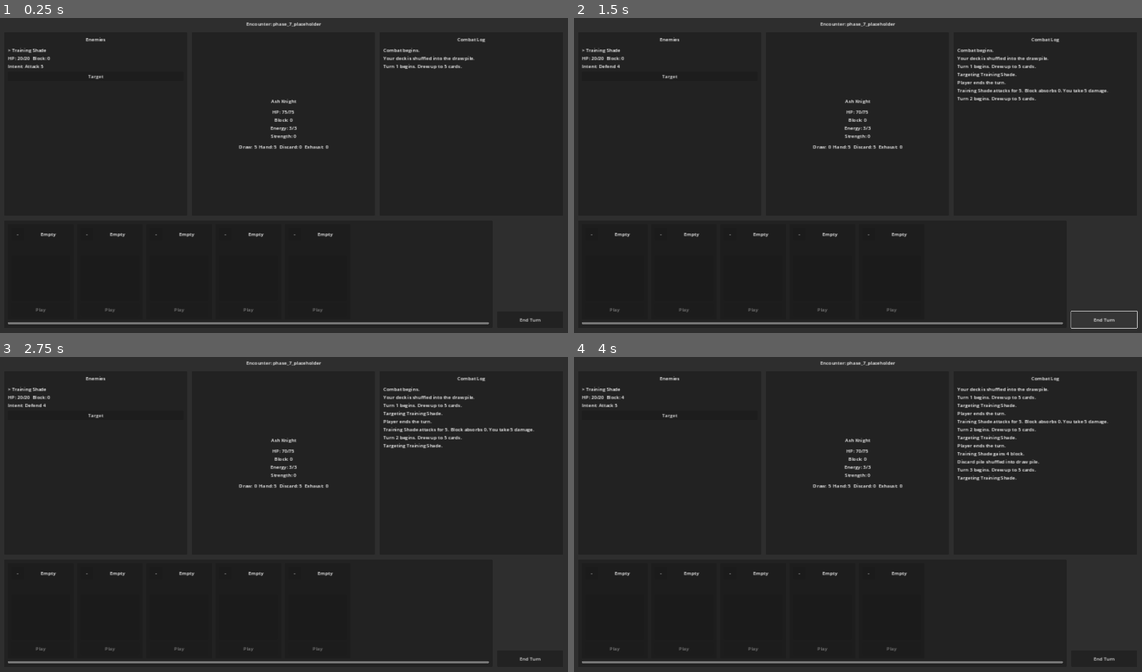
Above: before the commit, frames 1-4 (two rows, left to right).
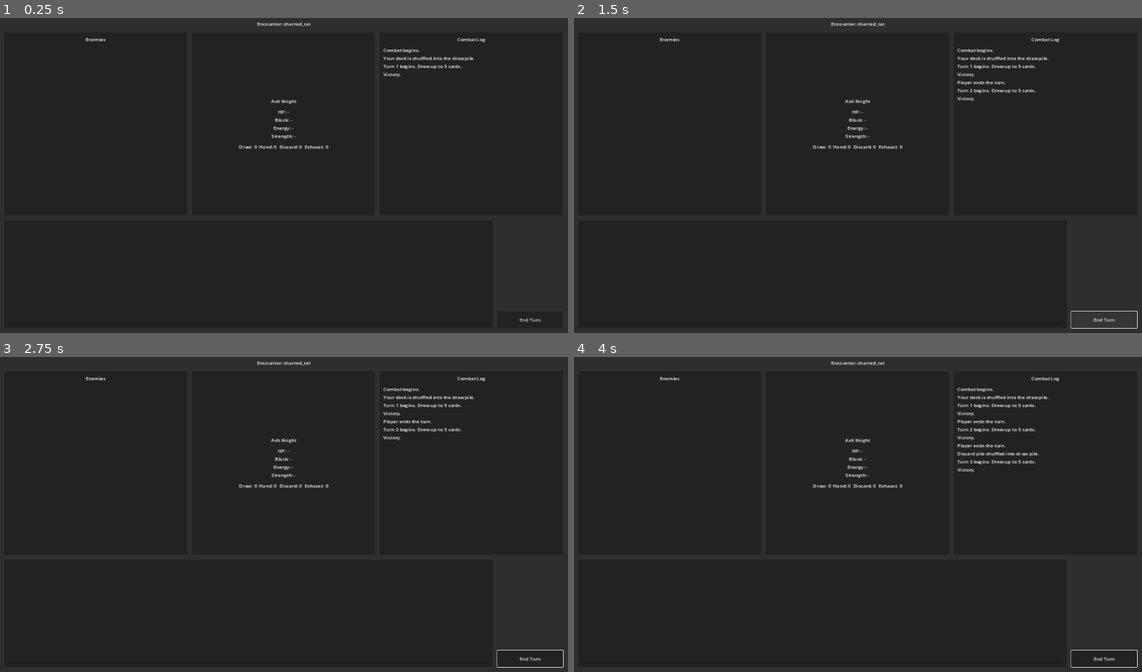
Above: after the commit, the same moments.

Repository: alexkemp8825-create/EMBER-ASCENT
Game: Godot game, scene res://scenes/combat/Combat.tscn
Two runs of this game, one before a commit and one after it. Both use one fixed random seed, a clock stepped at 60 frames per second and the inputs below. This scene is started directly instead of the project's main scene.
Inputs (mouse positions are in pixels of both pictures, inside the frame that each line leads up to):
- Up to frame 1 (0.25 s): no input
- Up to frame 2 (1.5 s): click (670, 74) at 0.5 s, where only the run before the commit has a clickable "Target"; click "End Turn" at 1.25 s
- Up to frame 3 (2.75 s): click (96, 413) at 2 s, where only the run before the commit has a clickable "Target"
- Up to frame 4 (4 s): click "End Turn" at 2.75 s; click (670, 413) at 3.5 s, where only the run before the commit has a clickable "Target"

The runs differ from the first frame. In frame 1, 1.2% of the frame differs, in the area x 1-87%, y 1-98%; in frame 2, 1.6%; in frame 3, 1.7%; in frame 4, 2.3%, in the area x 1-100%, y 1-99%.
Error in both runs: Trying to assign an array of type "Array" to a variable of type "Array[Dictionary]". (res://scripts/cards/CardData.gd:23)

Commit message:
Implement enemy system
Co-authored-by: alexkemp8825-create <alexkemp8825-create@users.noreply.github.com>

Diff:
--- /dev/null
+++ b/scenes/combat/EnemyView.tscn
@@ -0,0 +1,50 @@
+[gd_scene load_steps=2 format=3]
+
+[ext_resource type="Script" path="res://scripts/ui/EnemyView.gd" id="1_enemy_view"]
+
+[node name="EnemyView" type="PanelContainer"]
+custom_minimum_size = Vector2(240, 160)
+script = ExtResource("1_enemy_view")
+
+[node name="MarginContainer" type="MarginContainer" parent="."]
+layout_mode = 2
+theme_override_constants/margin_left = 10
+theme_override_constants/margin_top = 10
+theme_override_constants/margin_right = 10
+theme_override_constants/margin_bottom = 10
+
+[node name="Content" type="VBoxContainer" parent="MarginContainer"]
+layout_mode = 2
+theme_override_constants/separation = 6
+
+[node name="NameLabel" type="Label" parent="MarginContainer/Content"]
+unique_name_in_owner = true
+layout_mode = 2
+text = "Enemy"
+horizontal_alignment = 1
+autowrap_mode = 3
+
+[node name="HPLabel" type="Label" parent="MarginContainer/Content"]
+unique_name_in_owner = true
+layout_mode = 2
+text = "HP: -"
+horizontal_alignment = 1
+
+[node name="BlockLabel" type="Label" parent="MarginContainer/Content"]
+unique_name_in_owner = true
+layout_mode = 2
+text = "Block: -"
+horizontal_alignment = 1
+
+[node name="IntentLabel" type="Label" parent="MarginContainer/Content"]
+unique_name_in_owner = true
+layout_mode = 2
+text = "Intent: -"
+horizontal_alignment = 1
+autowrap_mode = 3
+
+[node name="TargetButton" type="Button" parent="MarginContainer/Content"]
+unique_name_in_owner = true
+custom_minimum_size = Vector2(0, 36)
+layout_mode = 2
+text = "Target"
--- a/scripts/combat/CombatManager.gd
+++ b/scripts/combat/CombatManager.gd
@@ -16,6 +16,7 @@
 ]
 
 const CARD_VIEW_SCENE := preload("res://scenes/ui/CardView.tscn")
+const ENEMY_VIEW_SCENE := preload("res://scenes/combat/EnemyView.tscn")
 
 @onready var encounter_title: Label = %EncounterTitle
 @onready var enemies_container: VBoxContainer = %EnemiesContainer
@@ -25,7 +26,7 @@
 @onready var combat_log_label: Label = %CombatLogLabel
 @onready var end_turn_button: Button = %EndTurnButton
 
-var encounter_id: String = "phase_7_placeholder"
+var encounter_id: String = "charred_rat"
 
 var hp: int = 0
 var block: int = 0
@@ -36,11 +37,12 @@
 var discard_pile: Array[CardInstance] = []
 var exhaust_pile: Array[CardInstance] = []
 
-var _enemies: Array[Dictionary] = []
+var _enemies: Array[EnemyInstance] = []
 var _turn_number: int = 0
 var _combat_started := false
 var _combat_log: Array[String] = []
 var _card_database := CardDatabase.new()
+var _enemy_database := EnemyDatabase.new()
 var _selected_enemy_index: int = 0
 var _temporary_strength: int = 0
 
@@ -69,7 +71,8 @@
 	hand.clear()
 	discard_pile.clear()
 	exhaust_pile.clear()
-	_enemies = _create_placeholder_encounter()
+	_enemies = _create_enemy_encounter()
+	_selected_enemy_index = _get_first_living_enemy_index()
 
 	_log("Combat begins.")
 	_log("Your deck is shuffled into the draw pile.")
@@ -89,21 +92,28 @@
 	return _shuffle_card_instances(instances)
 
 
-func _create_placeholder_encounter() -> Array[Dictionary]:
-	return [
-		{
-			"id": "phase_7_training_shade",
-			"display_name": "Training Shade",
-			"hp": 20,
-			"max_hp": 20,
-			"block": 0,
-			"actions": [
-				{"type": "attack", "amount": 5},
-				{"type": "block", "amount": 4},
-			],
-			"action_index": 0,
-		},
-	]
+func _create_enemy_encounter() -> Array[EnemyInstance]:
+	var enemy_ids := _get_enemy_ids_for_current_encounter()
+	var enemies: Array[EnemyInstance] = []
+
+	for enemy_id in enemy_ids:
+		var enemy := _enemy_database.create_enemy(enemy_id)
+		if enemy != null:
+			enemies.append(enemy)
+
+	return enemies
+
+
+func _get_enemy_ids_for_current_encounter() -> Array[String]:
+	var enemy_ids: Array[String] = []
+
+	match encounter_id:
+		"charred_rat", "furnace_cultist", "molten_guard", "bellows_saint":
+			enemy_ids.append(encounter_id)
+		_:
+			enemy_ids.append("charred_rat")
+
+	return enemy_ids
 
 
 func _start_player_turn() -> void:
@@ -164,7 +174,7 @@
 
 func _resolve_enemy_turn() -> void:
 	for enemy in _enemies:
-		if enemy.get("hp", 0) <= 0:
+		if not enemy.is_alive():
 			continue
 
 		var action := _get_enemy_action(enemy)
@@ -173,20 +183,36 @@
 				_resolve_enemy_attack(enemy, int(action.get("amount", 0)))
 			"block":
 				var block_amount := int(action.get("amount", 0))
-				enemy["block"] = int(enemy.get("block", 0)) + block_amount
-				_log("%s gains %d block." % [enemy.get("display_name", "Enemy"), block_amount])
+				enemy.gain_block(block_amount)
+				_log("%s gains %d block." % [enemy.display_name, block_amount])
+			"buff_strength":
+				var strength_amount := int(action.get("amount", 0))
+				enemy.gain_strength(strength_amount)
+				_log("%s gains %d Strength." % [enemy.display_name, strength_amount])
+			"add_burn":
+				var burn_amount := int(action.get("amount", 1))
+				_add_status_to_discard("burn", burn_amount)
+				_log("%s scatters Burn into your discard pile." % enemy.display_name)
+			"attack_block":
+				_resolve_enemy_attack(enemy, int(action.get("attack_amount", 0)))
+				var followup_block_amount := int(action.get("block_amount", 0))
+				enemy.gain_block(followup_block_amount)
+				_log("%s gains %d block." % [enemy.display_name, followup_block_amount])
+			"big_attack_warning":
+				_log("%s draws in a thunderous breath." % enemy.display_name)
 			_:
-				_log("%s hesitates." % enemy.get("display_name", "Enemy"))
-
-
-func _resolve_enemy_attack(enemy: Dictionary, amount: int) -> void:
-	var blocked_damage: int = min(block, amount)
-	var damage: int = amount - blocked_damage
+				_log("%s hesitates." % enemy.display_name)
+
+
+func _resolve_enemy_attack(enemy: EnemyInstance, amount: int) -> void:
+	var total_amount := amount + enemy.strength
+	var blocked_damage: int = min(block, total_amount)
+	var damage: int = total_amount - blocked_damage
 	block -= blocked_damage
 	hp -= damage
 	_log("%s attacks for %d. Block absorbs %d. You take %d damage." % [
-		enemy.get("display_name", "Enemy"),
-		amount,
+		enemy.display_name,
+		total_amount,
 		blocked_damage,
 		damage,
 	])
@@ -194,19 +220,12 @@
 
 func _choose_next_enemy_intents() -> void:
 	for enemy in _enemies:
-		var action_count: int = enemy.get("actions", []).size()
-		if action_count <= 0:
-			continue
-
-		enemy["action_index"] = (int(enemy.get("action_index", 0)) + 1) % action_count
-
-
-func _get_enemy_action(enemy: Dictionary) -> Dictionary:
-	var actions: Array = enemy.get("actions", [])
-	if actions.is_empty():
-		return {}
-
-	return actions[int(enemy.get("action_index", 0))]
+		if enemy.is_alive():
+			enemy.advance_action()
+
+
+func _get_enemy_action(enemy: EnemyInstance) -> Dictionary:
+	return enemy.get_current_action()
 
 
 func _shuffle_card_instances(cards: Array[CardInstance]) -> Array[CardInstance]:
@@ -281,24 +300,22 @@
 		return
 
 	var enemy := _enemies[target_index]
-	if int(enemy.get("hp", 0)) <= 0:
-		_log("%s is already defeated." % enemy.get("display_name", "Enemy"))
+	if not enemy.is_alive():
+		_log("%s is already defeated." % enemy.display_name)
 		return
 
 	var total_damage := amount + strength
-	var enemy_block := int(enemy.get("block", 0))
+	var enemy_block := enemy.block
 	var blocked_damage: int = min(enemy_block, total_damage)
-	var damage: int = total_damage - blocked_damage
-	enemy["block"] = enemy_block - blocked_damage
-	enemy["hp"] = max(0, int(enemy.get("hp", 0)) - damage)
+	var damage := enemy.take_damage(total_damage)
 	_log("%s takes %d damage. Block absorbs %d." % [
-		enemy.get("display_name", "Enemy"),
+		enemy.display_name,
 		damage,
 		blocked_damage,
 	])
 
-	if int(enemy.get("hp", 0)) <= 0:
-		_log("%s is defeated." % enemy.get("display_name", "Enemy"))
+	if not enemy.is_alive():
+		_log("%s is defeated." % enemy.display_name)
 		_selected_enemy_index = _get_first_living_enemy_index()
 
 
@@ -369,7 +386,7 @@
 
 
 func _is_living_enemy_index(index: int) -> bool:
-	return index >= 0 and index < _enemies.size() and int(_enemies[index].get("hp", 0)) > 0
+	return index >= 0 and index < _enemies.size() and _enemies[index].is_alive()
 
 
 func _on_enemy_target_pressed(enemy_index: int) -> void:
@@ -378,7 +395,7 @@
 		return
 
 	_selected_enemy_index = enemy_index
-	_log("Targeting %s." % _enemies[enemy_index].get("display_name", "Enemy"))
+	_log("Targeting %s." % _enemies[enemy_index].display_name)
 	_refresh_enemies()
 
 
@@ -388,7 +405,7 @@
 
 func _are_all_enemies_defeated() -> bool:
 	for enemy in _enemies:
-		if enemy.get("hp", 0) > 0:
+		if enemy.is_alive():
 			return false
 
 	return true
@@ -435,28 +452,18 @@
 
 	for enemy_index in range(_enemies.size()):
 		var enemy := _enemies[enemy_index]
-		var action := _get_enemy_action(enemy)
-		var enemy_box := VBoxContainer.new()
-		enemy_box.add_theme_constant_override("separation", 6)
-
-		var enemy_label := Label.new()
-		enemy_label.autowrap_mode = TextServer.AUTOWRAP_WORD_SMART
-		enemy_label.text = "%s%s\nHP: %d/%d  Block: %d\nIntent: %s" % [
-			"> " if enemy_index == _selected_enemy_index else "",
-			enemy.get("display_name", "Enemy"),
-			enemy.get("hp", 0),
-			enemy.get("max_hp", 0),
-			enemy.get("block", 0),
-			_format_intent(action),
-		]
-		enemy_box.add_child(enemy_label)
-
-		var target_button := Button.new()
-		target_button.text = "Target"
-		target_button.disabled = int(enemy.get("hp", 0)) <= 0
-		target_button.pressed.connect(_on_enemy_target_pressed.bind(enemy_index))
-		enemy_box.add_child(target_button)
-		enemies_container.add_child(enemy_box)
+		var enemy_view := ENEMY_VIEW_SCENE.instantiate()
+		enemies_container.add_child(enemy_view)
+		enemy_view.set_enemy(enemy, enemy_index == _selected_enemy_index)
+		enemy_view.target_pressed.connect(_on_enemy_view_target_pressed)
+
+
+func _on_enemy_view_target_pressed(enemy: EnemyInstance) -> void:
+	var enemy_index := _enemies.find(enemy)
+	if enemy_index == -1:
+		return
+
+	_on_enemy_target_pressed(enemy_index)
 
 
 func _refresh_hand() -> void:
@@ -474,16 +481,6 @@
 	combat_log_label.text = _format_combat_log()
 
 
-func _format_intent(action: Dictionary) -> String:
-	match action.get("type", ""):
-		"attack":
-			return "Attack %d" % action.get("amount", 0)
-		"block":
-			return "Defend %d" % action.get("amount", 0)
-		_:
-			return "Unknown"
-
-
 func _format_combat_log() -> String:
 	var text := ""
 
--- a/scripts/core/GameState.gd
+++ b/scripts/core/GameState.gd
@@ -1,6 +1,6 @@
 extends Node
 
-const VERSION := "0.1.0-phase-8"
+const VERSION := "0.1.0-phase-9"
 
 var current_screen: String = "main_menu"
 var game_version: String = VERSION
--- /dev/null
+++ b/scripts/enemies/EnemyData.gd
@@ -0,0 +1,15 @@
+class_name EnemyData
+extends Resource
+
+var id: String = ""
+var display_name: String = ""
+var max_hp: int = 0
+var actions: Array[Dictionary] = []
+
+
+func setup(data: Dictionary) -> EnemyData:
+	id = data.get("id", "")
+	display_name = data.get("display_name", "")
+	max_hp = data.get("max_hp", 0)
+	actions = data.get("actions", []).duplicate(true)
+	return self
--- /dev/null
+++ b/scripts/enemies/EnemyDatabase.gd
@@ -0,0 +1,81 @@
+class_name EnemyDatabase
+extends Node
+
+const ENEMY_DEFINITIONS := {
+	"charred_rat": {
+		"id": "charred_rat",
+		"display_name": "Charred Rat",
+		"max_hp": 22,
+		"actions": [
+			{"type": "attack", "amount": 5},
+			{"type": "attack", "amount": 5},
+			{"type": "block", "amount": 4},
+		],
+	},
+	"furnace_cultist": {
+		"id": "furnace_cultist",
+		"display_name": "Furnace Cultist",
+		"max_hp": 35,
+		"actions": [
+			{"type": "buff_strength", "amount": 2},
+			{"type": "attack", "amount": 7},
+			{"type": "attack", "amount": 7},
+		],
+	},
+	"molten_guard": {
+		"id": "molten_guard",
+		"display_name": "Molten Guard",
+		"max_hp": 48,
+		"actions": [
+			{"type": "block", "amount": 8},
+			{"type": "attack", "amount": 10},
+			{"type": "attack_block", "attack_amount": 6, "block_amount": 5},
+		],
+	},
+	"bellows_saint": {
+		"id": "bellows_saint",
+		"display_name": "The Bellows Saint",
+		"max_hp": 130,
+		"actions": [
+			{"type": "attack", "amount": 12},
+			{"type": "add_burn", "amount": 1},
+			{"type": "block", "amount": 15},
+			{"type": "big_attack_warning"},
+			{"type": "attack", "amount": 24},
+		],
+	},
+}
+
+var _enemies: Dictionary = {}
+
+
+func _init() -> void:
+	load_all_enemies()
+
+
+func load_all_enemies() -> void:
+	_enemies.clear()
+
+	for enemy_id in ENEMY_DEFINITIONS:
+		_enemies[enemy_id] = EnemyData.new().setup(ENEMY_DEFINITIONS[enemy_id])
+
+
+func get_enemy(enemy_id: String) -> EnemyData:
+	if _enemies.is_empty():
+		load_all_enemies()
+
+	return _enemies.get(enemy_id)
+
+
+func create_enemy(enemy_id: String) -> EnemyInstance:
+	var enemy_data := get_enemy(enemy_id)
+	if enemy_data == null:
+		push_error("Unknown enemy requested: %s" % enemy_id)
+		enemy_data = EnemyData.new().setup({
+			"id": enemy_id,
+			"display_name": "Unknown Enemy",
+			"max_hp": 1,
+			"actions": [],
+		})
+
+	return EnemyInstance.new().setup(enemy_data)
--- /dev/null
+++ b/scripts/enemies/EnemyInstance.gd
@@ -0,0 +1,57 @@
+class_name EnemyInstance
+extends Resource
+
+var enemy_id: String = ""
+var display_name: String = ""
+var max_hp: int = 0
+var hp: int = 0
+var block: int = 0
+var strength: int = 0
+var actions: Array[Dictionary] = []
+var action_index: int = 0
+
+
+func setup(data: EnemyData) -> EnemyInstance:
+	enemy_id = data.id
+	display_name = data.display_name
+	max_hp = data.max_hp
+	hp = data.max_hp
+	block = 0
+	strength = 0
+	actions = data.actions.duplicate(true)
+	action_index = 0
+	return self
+
+
+func is_alive() -> bool:
+	return hp > 0
+
+
+func get_current_action() -> Dictionary:
+	if actions.is_empty():
+		return {}
+
+	return actions[action_index]
+
+
+func advance_action() -> void:
+	if actions.is_empty():
+		return
+
+	action_index = (action_index + 1) % actions.size()
+
+
+func take_damage(amount: int) -> int:
+	var blocked_damage: int = min(block, amount)
+	var damage: int = amount - blocked_damage
+	block -= blocked_damage
+	hp = max(0, hp - damage)
+	return damage
+
+
+func gain_block(amount: int) -> void:
+	block += amount
+
+
+func gain_strength(amount: int) -> void:
+	strength += amount
--- /dev/null
+++ b/scripts/ui/EnemyView.gd
@@ -0,0 +1,75 @@
+extends PanelContainer
+
+signal target_pressed(enemy_instance)
+
+@onready var name_label: Label = %NameLabel
+@onready var hp_label: Label = %HPLabel
+@onready var block_label: Label = %BlockLabel
+@onready var intent_label: Label = %IntentLabel
+@onready var target_button: Button = %TargetButton
+
+var enemy: EnemyInstance
+var selected: bool = false
+
+
+func _ready() -> void:
+	target_button.pressed.connect(_on_target_button_pressed)
+	_refresh()
+
+
+func set_enemy(enemy_instance: EnemyInstance, is_selected: bool = false) -> void:
+	enemy = enemy_instance
+	selected = is_selected
+	_refresh()
+
+
+func set_selected(is_selected: bool) -> void:
+	selected = is_selected
+	_refresh()
+
+
+func _refresh() -> void:
+	if not is_node_ready():
+		return
+
+	if enemy == null:
+		name_label.text = "Unknown Enemy"
+		hp_label.text = "HP: -"
+		block_label.text = "Block: -"
+		intent_label.text = "Intent: -"
+		target_button.disabled = true
+		return
+
+	name_label.text = "%s%s" % ["> " if selected else "", enemy.display_name]
+	hp_label.text = "HP: %d/%d" % [enemy.hp, enemy.max_hp]
+	block_label.text = "Block: %d" % enemy.block
+	intent_label.text = "Intent: %s" % _format_intent(enemy.get_current_action())
+	target_button.disabled = not enemy.is_alive()
+
+
+func _format_intent(action: Dictionary) -> String:
+	match action.get("type", ""):
+		"attack":
+			return "Attack %d" % (int(action.get("amount", 0)) + enemy.strength)
+		"block":
+			return "Defend %d" % int(action.get("amount", 0))
+		"buff_strength":
+			return "Gain %d Strength" % int(action.get("amount", 0))
+		"add_burn":
+			return "Add Burn"
+		"attack_block":
+			return "Attack %d + Defend %d" % [
+				int(action.get("attack_amount", 0)) + enemy.strength,
+				int(action.get("block_amount", 0)),
+			]
+		"big_attack_warning":
+			return "Charging"
+		_:
+			return "Unknown"
+
+
+func _on_target_button_pressed() -> void:
+	if enemy == null or not enemy.is_alive():
+		return
+
+	target_pressed.emit(enemy)
Not shown, removed: scripts/enemies/.gitkeep
